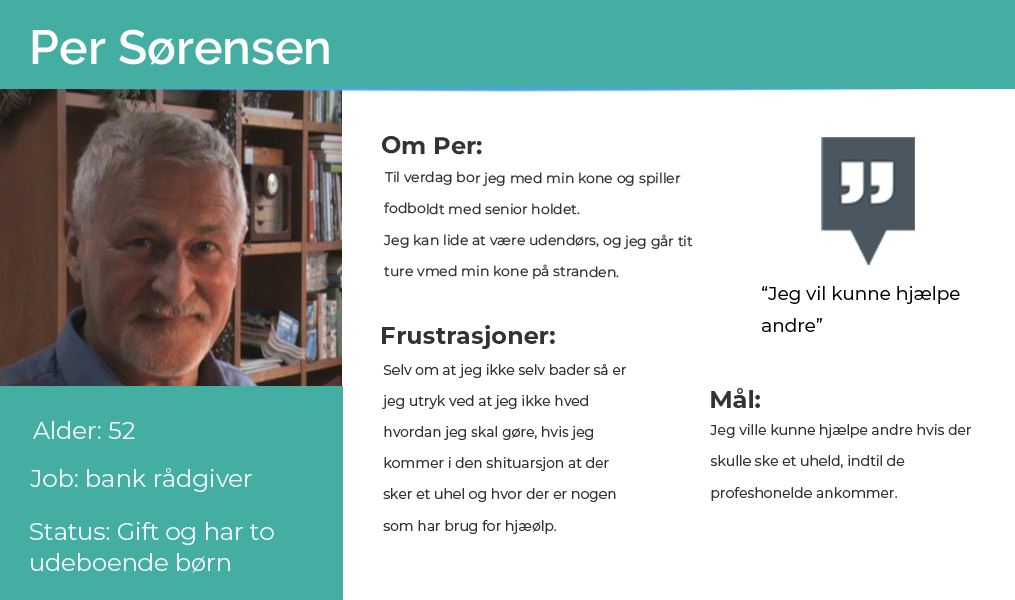
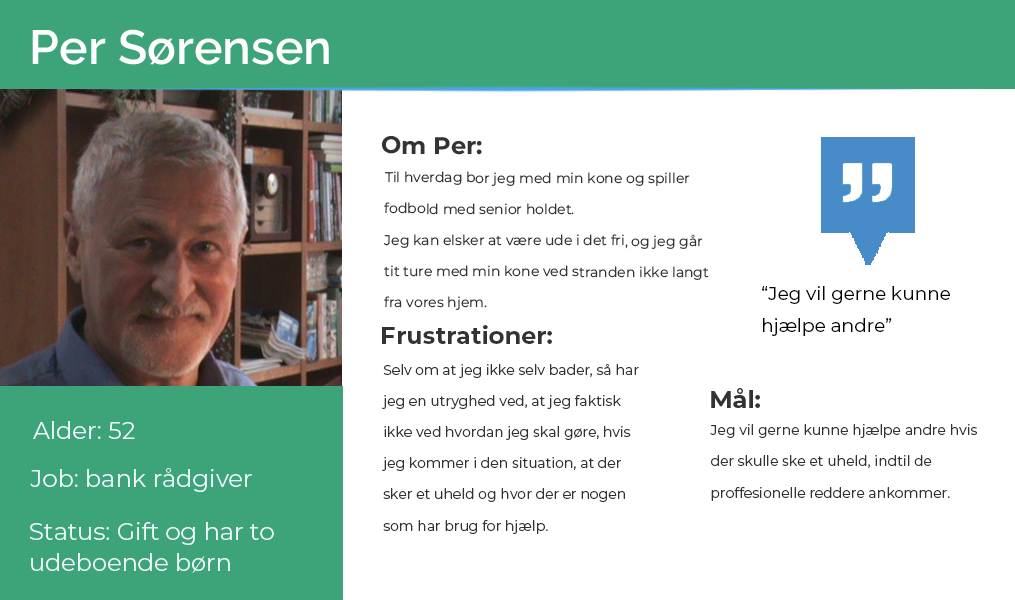
Two versions of the same layered image (1015x600). Layer-by-layer changes:
painted on "Layer 8" over 821, 137, 915, 265
renamed "Frustrasjoner:" to "Frustrationer:", painted on it over 393, 325, 555, 349
painted on "Layer 1" over 0, 0, 1015, 89
painted on "Layer 4" over 0, 386, 343, 600
renamed "Jeg ville kunne hjælpe andre hvis der skulle ske et uheld, indt" to "Jeg vil gerne kunne hjælpe andre hvis der skulle ske et uheld,", painted on it over 710, 424, 977, 501
renamed "Selv om at jeg ikke selv bader så er jeg utryk ved at jeg ikke" to "Selv om at jeg ikke selv bader, så har jeg en utryghed ved, at", painted on it over 382, 364, 639, 534
renamed "Til verdag bor jeg med min kone og spiller fodboldt med senior" to "Til hverdag bor jeg med min kone og spiller fodbold med senior", painted on it over 383, 171, 709, 310
renamed "“Jeg vil kunne hjælpe andre”" to "“Jeg vil gerne kunne hjælpe andre”", painted on it over 762, 286, 960, 336
